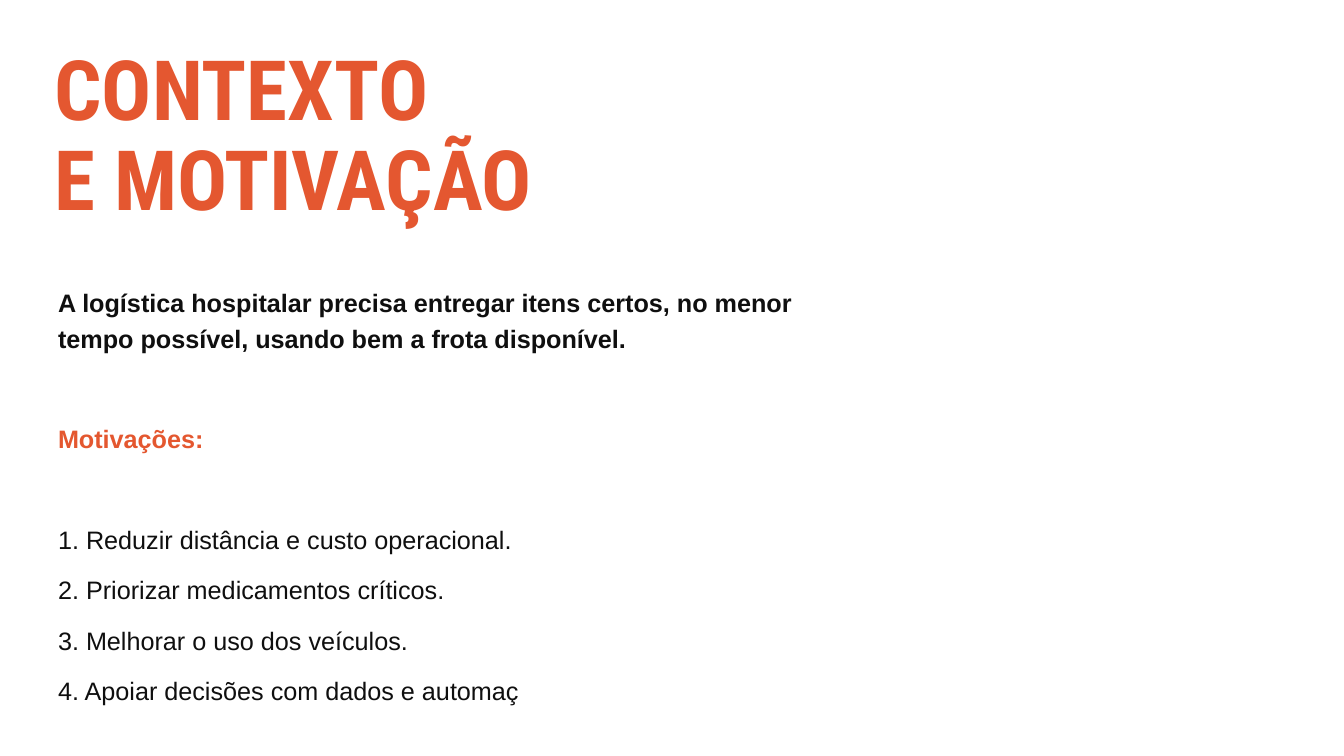
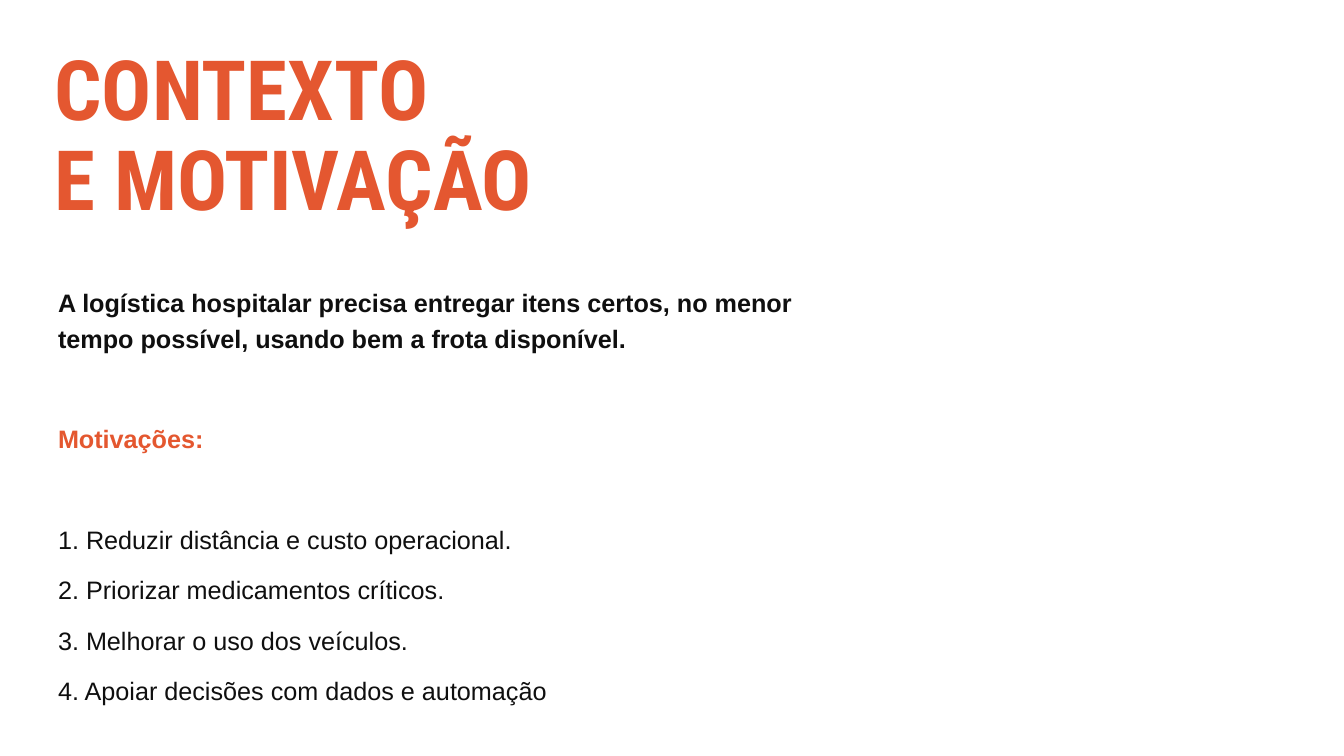
Before and after one commit to victorldomingues/pos_fiap_ia_fase2_tech_challenge, a slide deck: slide 2 of Apresentação.pptx. Drawn at 1344x756 pixels with LibreOffice and Linux fonts; fonts in the diff are those of the drawing. Boxes give left, top, right and bottom in pixels: in the first picture for what was removed or moved away, otherwise in the second. Text is boxed around its words. In the diff, an @@ line names an element or a change of style, - is before the commit and + after.

```diff
--- a/Apresentação.pptx
+++ b/Apresentação.pptx
@@ text at [58, 681, 547, 706]: text changed @@
-4. Apoiar decisões com dados e automaç
+4. Apoiar decisões com dados e automação
```
Also in this commit, not shown: 5 other files.
